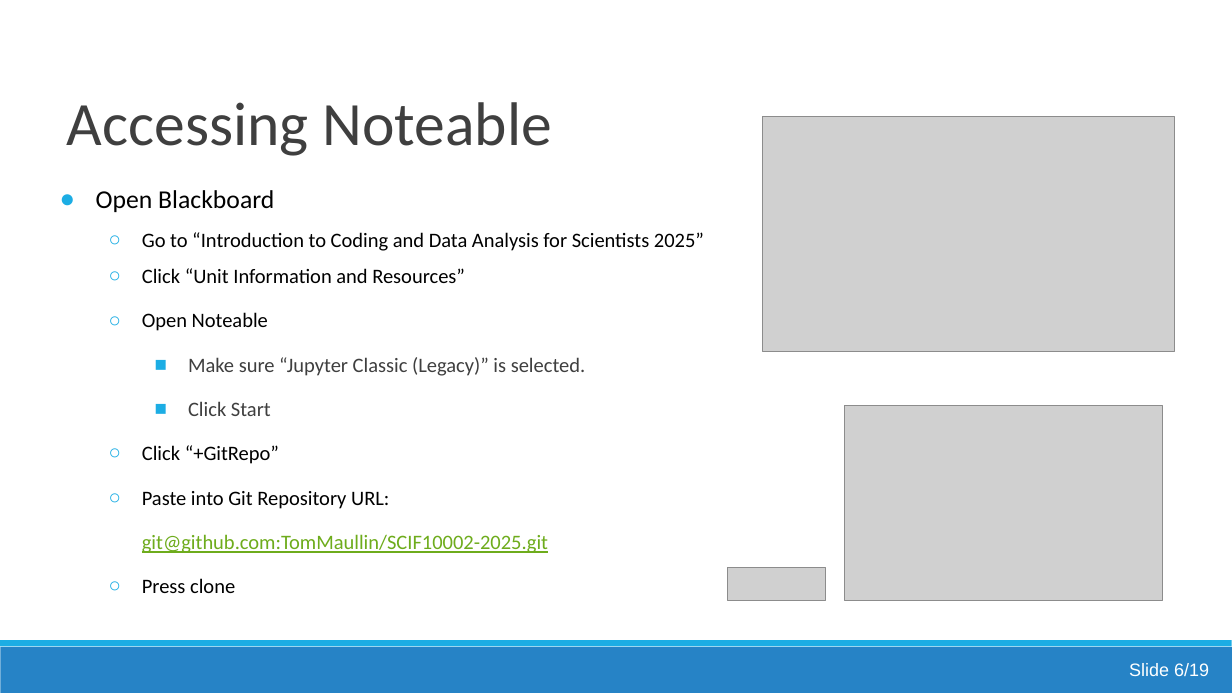
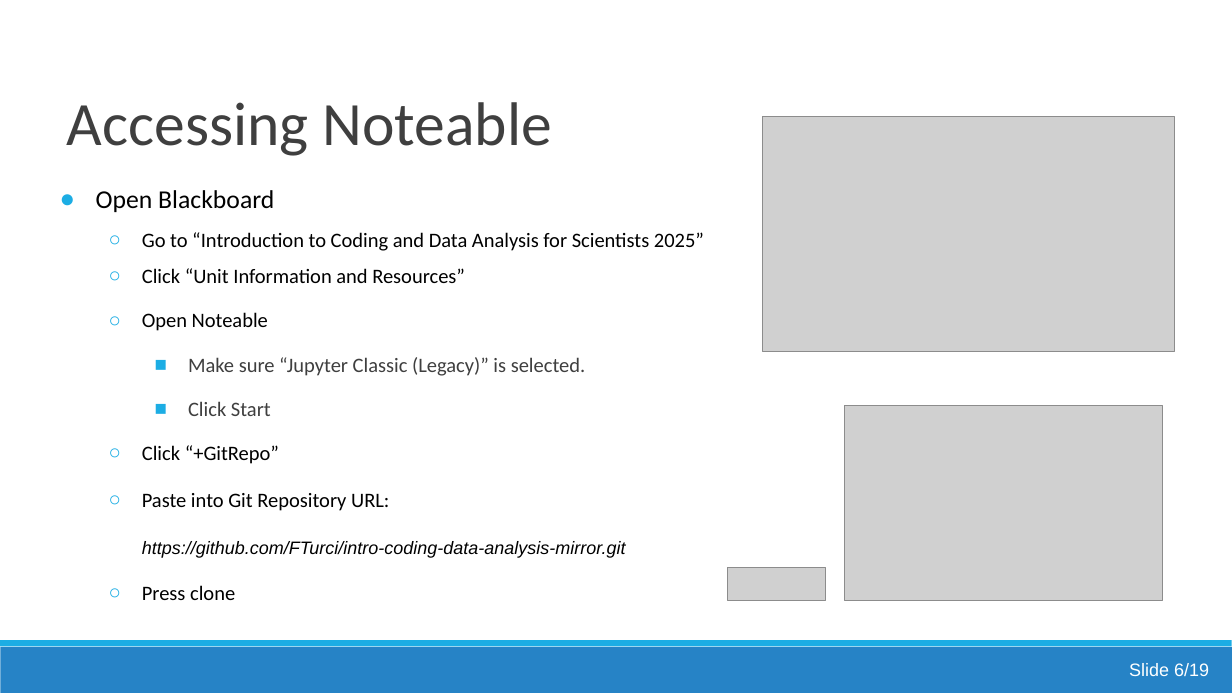
Before and after one commit to FTurci/intro-coding-data-analysis-mirror, a slide deck: slide 77 of 01/Lecture1_Introduction_And_Data_Types.pptx (slide 84 before the commit). Drawn at 1232x693 pixels with LibreOffice and Linux fonts; fonts in the diff are those of the drawing; grey boxes stand for pictures. Boxes give left, top, right and bottom in pixels: in the first picture for what was removed or moved away, otherwise in the second. Text is boxed around its words. In the diff, an @@ line names an element or a change of style, - is before the commit and + after.

Commit message:
slides

```diff
--- a/01/Lecture1_Introduction_And_Data_Types.pptx
+++ b/01/Lecture1_Introduction_And_Data_Types.pptx
@@ text at (142,493,626,558): text changed; size 16 to 14 pt; font Calibri to Arial; text colour #6EAC1C to #000000; italic on @@
-  ○ Paste into Git Repository URL:
-    git@github.com:TomMaullin/SCIF10002-2025.git
+  ○ Paste into Git Repository URL:
+    https://github.com/FTurci/intro-coding-data-analysis-mirror.git
```
Also in this commit, not shown: 6 other slides changed, 7 slides removed.
